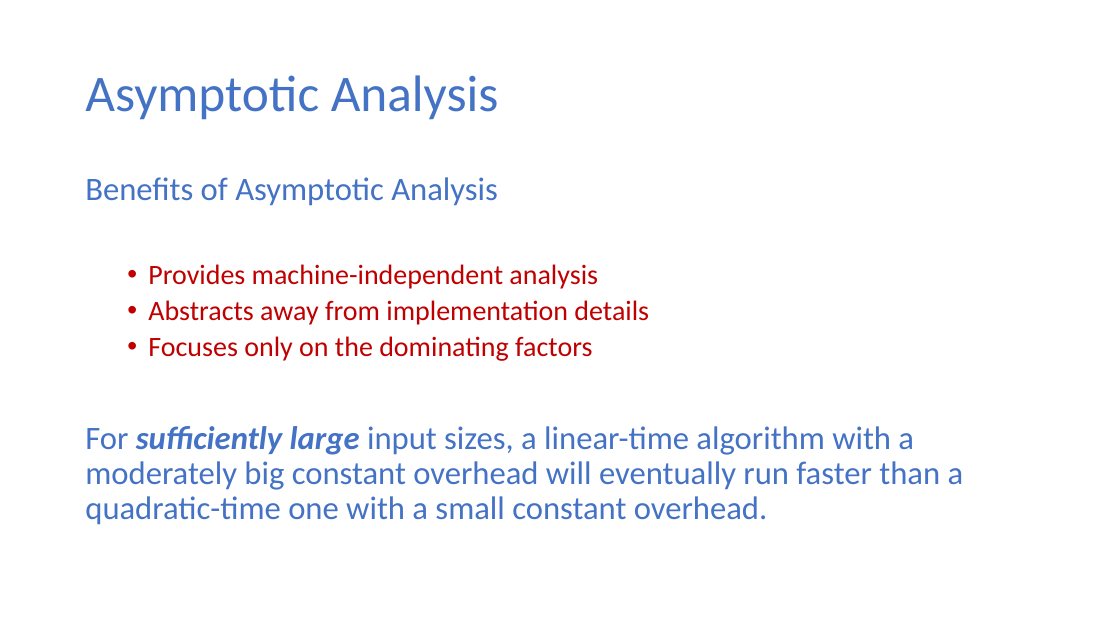
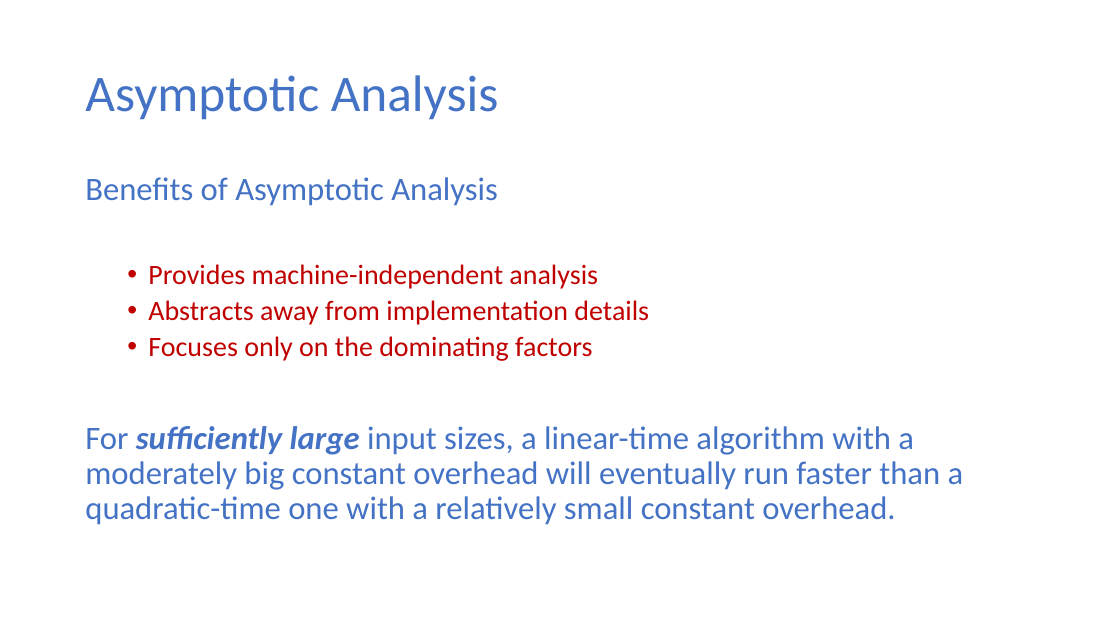
Before and after one commit to ekkapotc/EA, a slide deck: slide 21 of Lectures/Lecture 1.pptx. Drawn at 1120x630 pixels with LibreOffice and Linux fonts; fonts in the diff are those of the drawing. Boxes give left, top, right and bottom in pixels: in the first picture for what was removed or moved away, otherwise in the second. Text is boxed around its words. In the diff, an @@ line names an element or a change of style, - is before the commit and + after.

Commit message:
Add files via upload
Fixed a couple minor formatting errors.

```diff
--- a/Lectures/Lecture 1.pptx
+++ b/Lectures/Lecture 1.pptx
@@ text at <box>85,426,964,525</box>: text changed @@
-For sufficiently large input sizes, a linear-time algorithm with a moderately big constant overhead will eventually run faster than a quadratic-time one with a small constant overhead.
+For sufficiently large input sizes, a linear-time algorithm with a moderately big constant overhead will eventually run faster than a quadratic-time one with a relatively small constant overhead.
```
